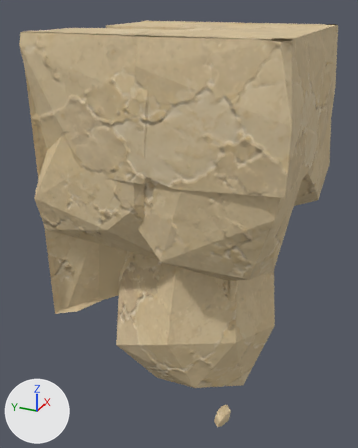
A saved change to the glTF model assets/custom/models/ground_modules/ground_bottom_end_08.glb.
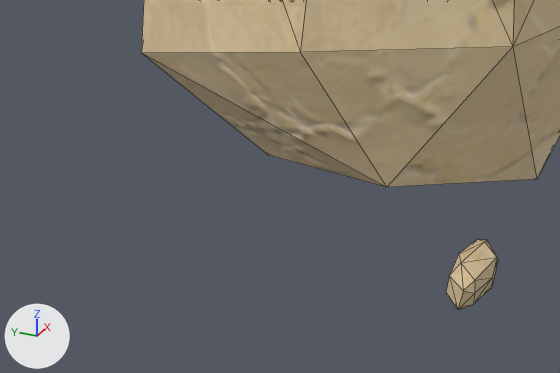
Each version appears first whole from a camera (50 mm lens) standing at (-1.55, -0.34, 1.02) and looking at (0.47, 0.57, 0.01), and next in a close-up on the part from 20% to 70% of the width and 73% to 100% of the height. The axes (+X, +Y, +Z) are drawn at lower left. The lights are the same throughout. The older version's two pictures come first. The close-ups show mesh edges as thin lines. Vertices at exactly the same position are counted once.

In view in the first close-up: 'GroundBottomEnd08_Body'.
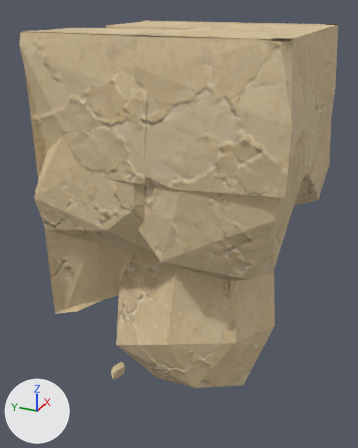
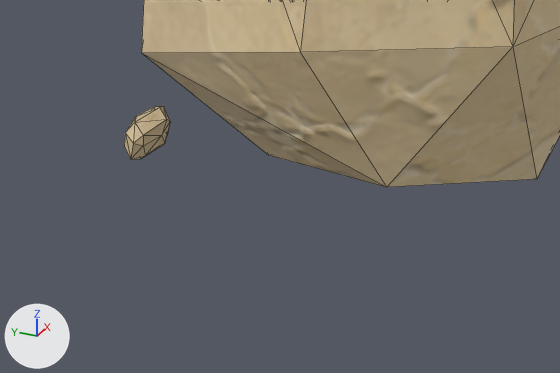
Boxes [x1, y1, x2, y2] around the edits, measured in the close-ups (560 x 373 px; the box of a moved part takes in the faces that stretch with it):
'GroundBottomEnd08_Body', reshaped: before [141, 0, 560, 309]; after [124, 0, 560, 187]
part 1 of me_groundbottomend08_bodyshouldermesh, moved or reshaped: before [446, 239, 498, 309]; after [124, 106, 170, 159]

The edits, one by one:
me_groundbottomend08_bodyshouldermesh is used by ob_groundbottomend08_body; location (0.0, 0.0, 0.0).
me_groundbottomend08_bodyshouldermesh had 1255 vertices, 2223 faces and spanned x -0.04..1.04, y -0.04..1.0, z -0.87..0.91.
me_groundbottomend08_bodyshouldermesh now has 1255 vertices, 2223 faces and spans x -0.04..1.04, y -0.04..1.0, z -0.94..0.91.
me_groundbottomend08_bodyshouldermesh part 1: the loose piece of 24 vertices spanning x 0.03..0.14, y 0.14..0.21, z -0.76..-0.68 is moved by (0.24, 0.7, -0.17).
